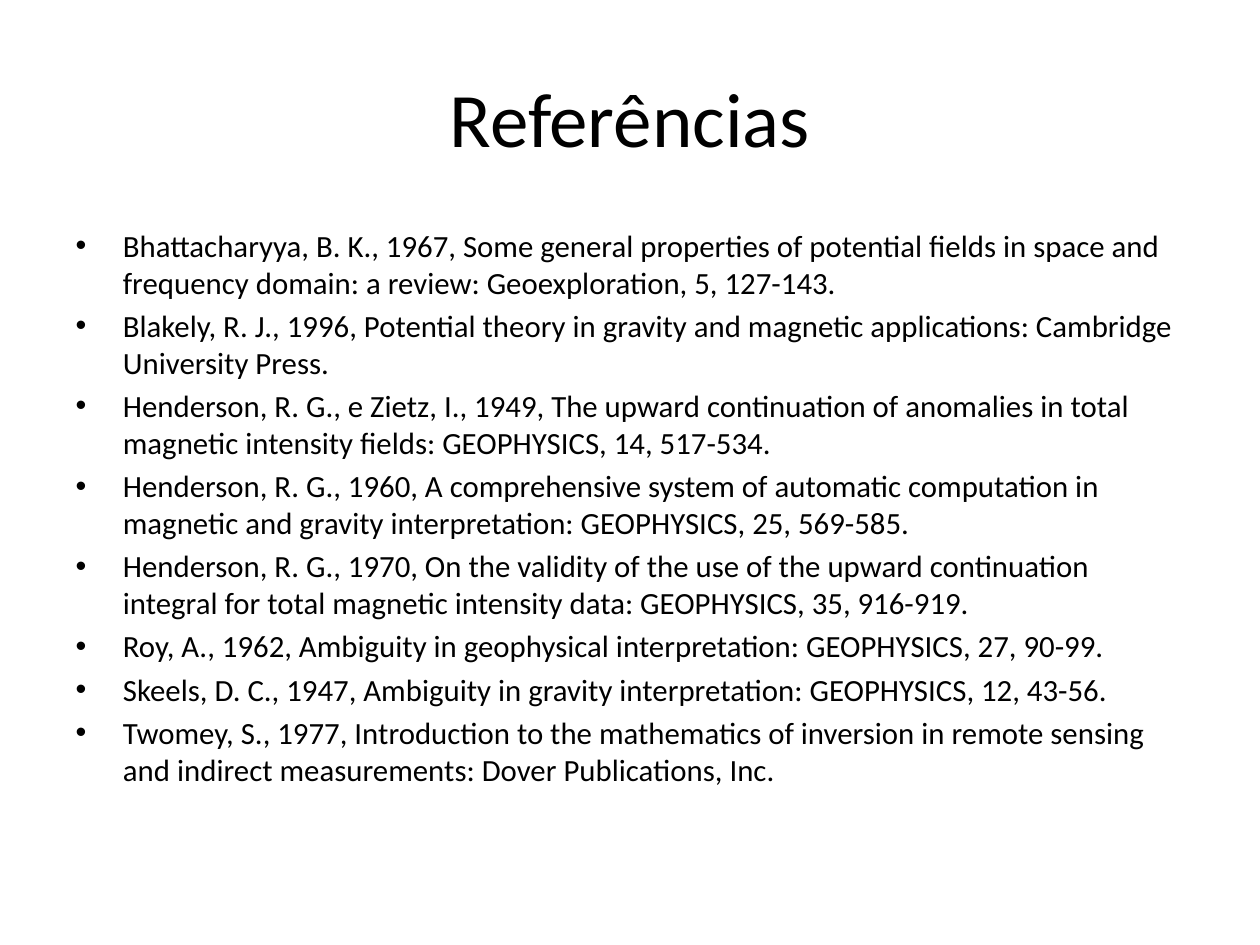
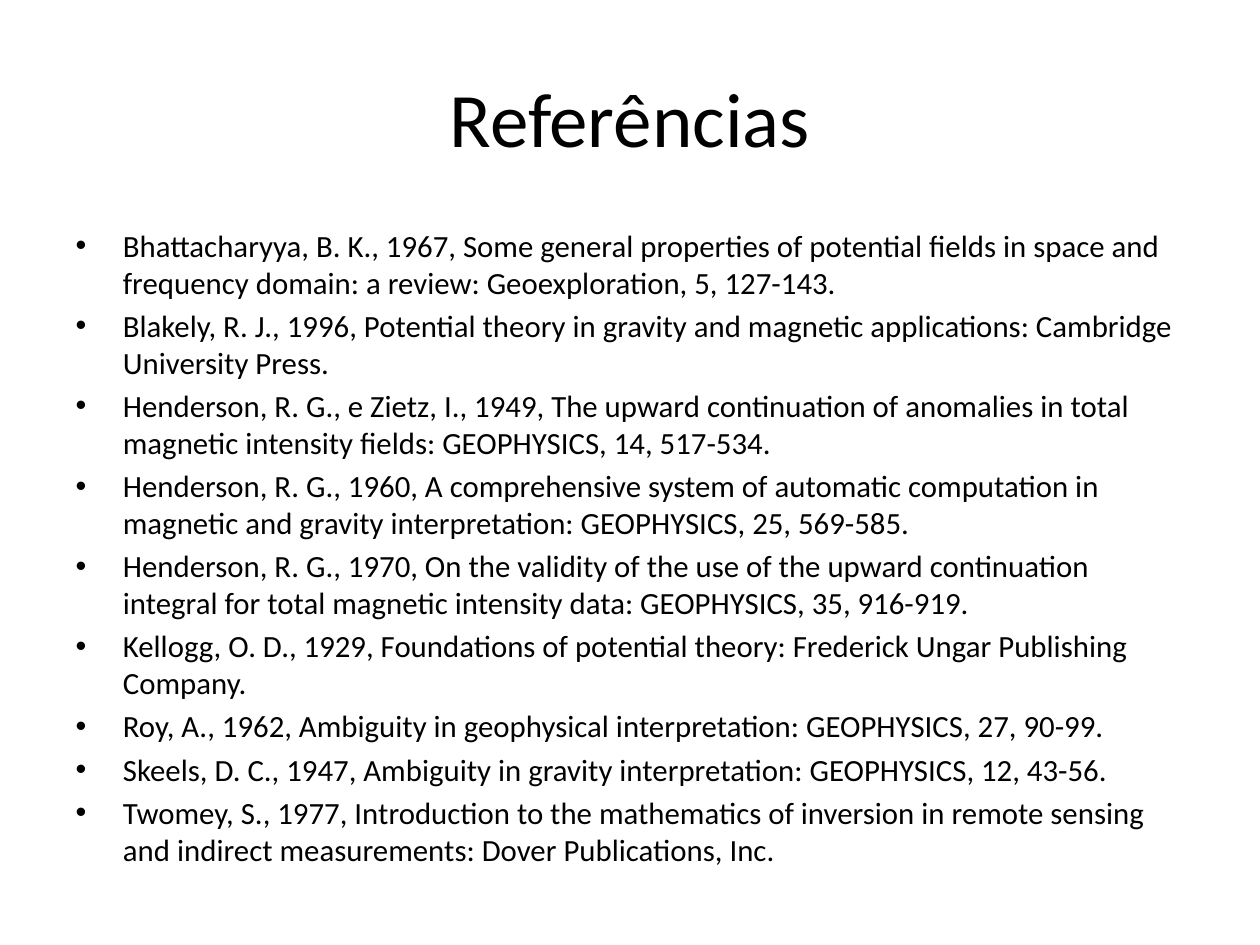
Before and after one commit to pinga-lab/CE-VII-SimBGf-2016, a slide deck: slide 32 of slides/7_integral_continuacao.pptx (slide 10 before the commit). Drawn at 1260x945 pixels with LibreOffice and Linux fonts; fonts in the diff are those of the drawing. Boxes give left, top, right and bottom in pixels: in the first picture for what was removed or moved away, otherwise in the second. Text is boxed around its words. In the diff, an @@ line names an element or a change of style, - is before the commit and + after.

```diff
--- a/slides/7_integral_continuacao.pptx
+++ b/slides/7_integral_continuacao.pptx
@@ text at <box>123,635,1126,699</box>: paragraph added @@
+• Kellogg, O. D., 1929, Foundations of potential theory: Frederick Ungar Publishing Company.
```
Also in this commit, not shown: 4 other slides changed, 22 slides added.
